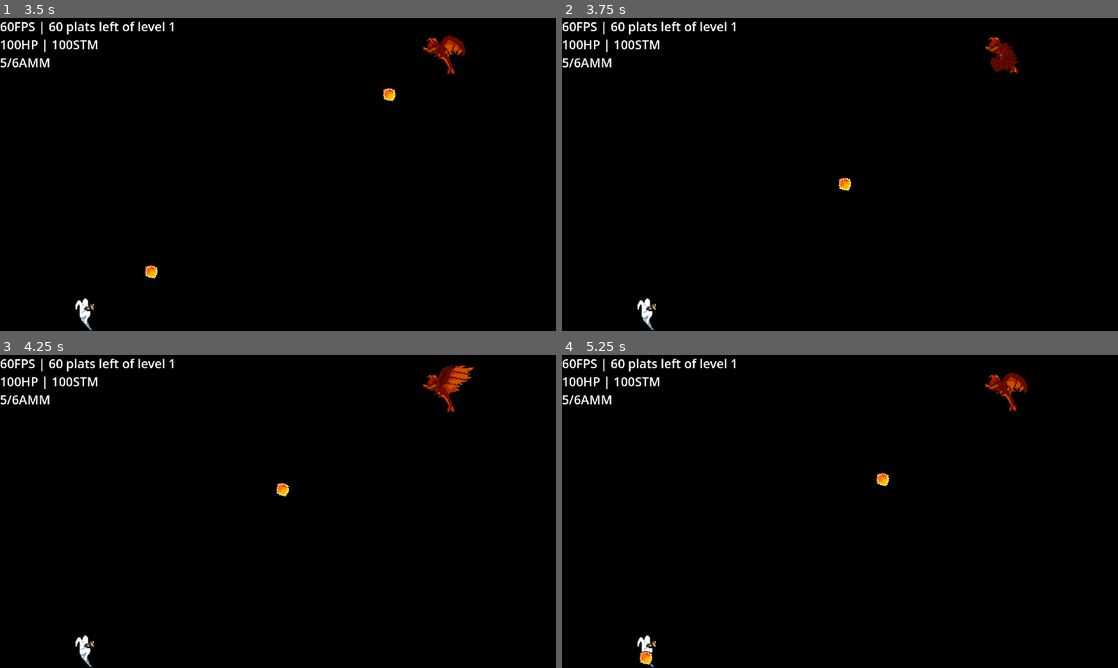
Above: before the commit, frames 1-4 (two rows, left to right).
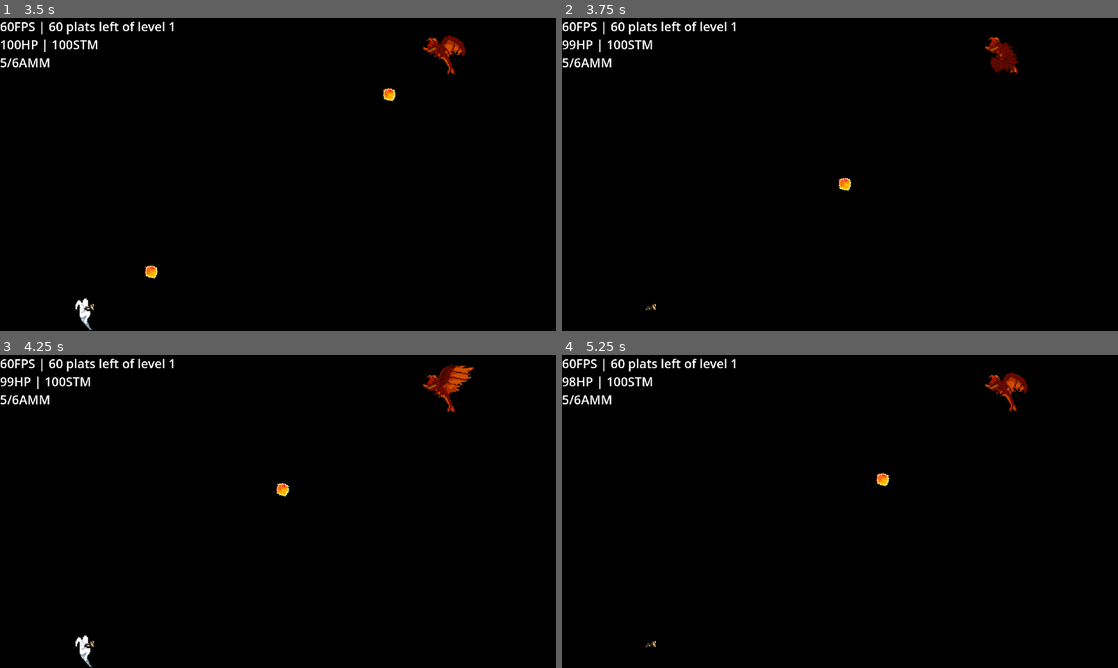
Above: after the commit, the same moments.

Repository: 0-Vanes-0/runner
Game: Godot game, scene res://src/scenes/scene_handler.tscn
Two runs of this game, one before a commit and one after it. Both use one fixed random seed, a clock stepped at 60 frames per second and the inputs below.
Inputs (mouse positions are in pixels of both pictures, inside the frame that each line leads up to):
- Up to frame 1 (3.5 s): click "PLAY" at 0.5 s; tap Enter at 1.25 s; move the mouse to (400, 158) at 1.27 s; hold W (jump_up) 1.28-2 s; tap Q (activity) at 1.35 s; click (400, 158) at 1.42 s; drag from (166, 190) to (83, 312) at 2.02 s; move the mouse to (333, 105) at 2.77 s; hold S (jump_down) from 2.78 s (still down); tap E (switch_weapon) at 2.85 s
- Up to frame 2 (3.75 s): release S (jump_down) at 3.5 s; drag from (812, 237) to (1001, 55) at 3.52 s
- Up to frame 3 (4.25 s): no input
- Up to frame 4 (5.25 s): move the mouse to (1006, 558) at 4.27 s; hold W (jump_up) 4.28-5 s; tap D (dodge) at 4.35 s; drag from (673, 464) to (751, 580) at 5.02 s

Frame 1 is identical in both runs. In frame 2, 0.4% of the frame differs, in the area x 0-18%, y 6-100%; in frame 3, 0.3%; in frame 4, 0.5%.
Error before the commit: Assertion failed. (res://src/gameplay/health_component.gd:13)

Commit message:
Quick-fix (health component)

Diff:
--- a/assets/game_recources/enemies/sphere_mage.tscn
+++ b/assets/game_recources/enemies/sphere_mage.tscn
@@ -119,9 +119,10 @@
 frame = 8
 flip_h = true
 
-[node name="HealthComponent" type="Area2D" parent="."]
+[node name="HealthComponent" type="Area2D" parent="." node_paths=PackedStringArray("_shape")]
 script = ExtResource("21_4vij8")
 health = 75
+_shape = NodePath("CollisionShape2D")
 
 [node name="CollisionShape2D" type="CollisionShape2D" parent="HealthComponent"]
 position = Vector2(-5, 0)
--- a/src/gameplay/gunplay/shoot_entities/projectile_linear.gd
+++ b/src/gameplay/gunplay/shoot_entities/projectile_linear.gd
@@ -24,7 +24,7 @@
 	self.add_child(area)
 	area.area_entered.connect(
 			func(area: Area2D):
-				if area is HealthComponent and not area.shape.disabled:
+				if area is HealthComponent and area.is_shape_enabled():
 					area.take_damage(self.damage)
 					self.queue_free()
 	)
--- a/src/gameplay/health_component.gd
+++ b/src/gameplay/health_component.gd
@@ -59,3 +59,7 @@
 
 func turn_on_collision():
 	_shape.disabled = false
+
+
+func is_shape_enabled() -> bool:
+	return not _shape.disabled
